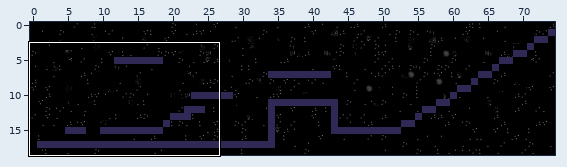
Two states of a Tiled map, assets/maps/SecretLevel/world.tmx. Above, an overview of the earlier version with the close-up marked.
Close-up. Old version:
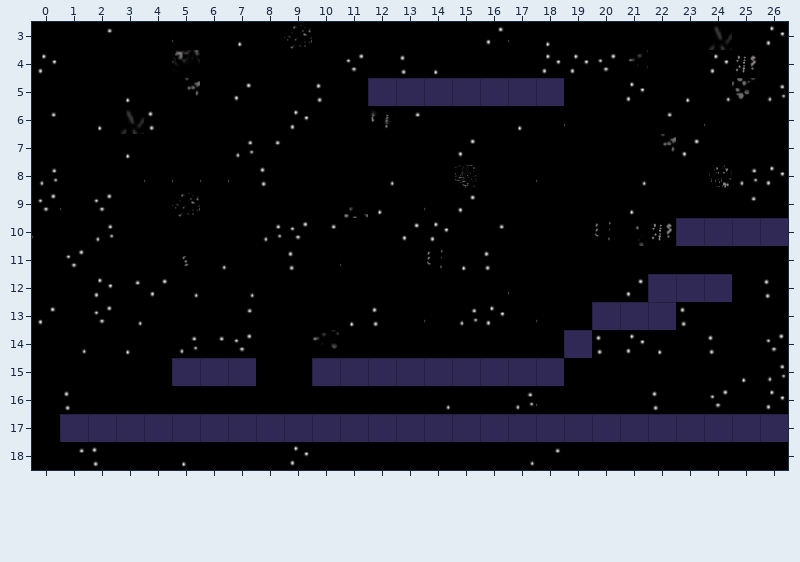
Cells are 32x32 px. Shown: x 0..26, y 3..18. The commit also changed other parts of the map, which this record leaves out.
After the commit:
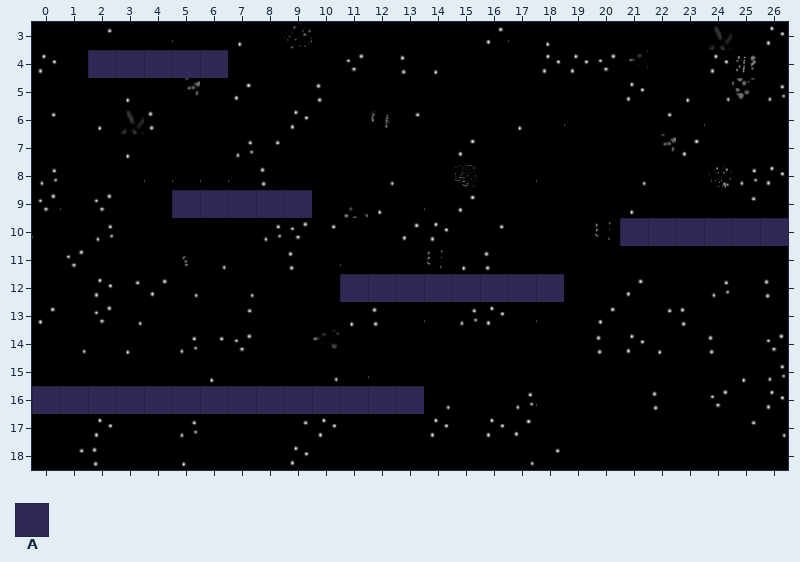
Key: from "spacetileset": A 64.
_ is an empty cell.
Difference:
{"where": "layer \"obstacles\""}
{"y":4,"x":2,"old":"_____","new":"AAAAA"}
{"y":5,"x":12,"old":"AAAAAAA","new":"_______"}
{"y":9,"x":5,"old":"_____","new":"AAAAA"}
{"y":10,"x":21,"old":"__","new":"AA"}
{"y":12,"x":11,"old":"________","new":"AAAAAAAA"}
{"y":12,"x":22,"old":"AAA","new":"___"}
{"y":13,"x":20,"old":"AAA","new":"___"}
{"y":14,"x":19,"old":"A","new":"_"}
{"y":15,"x":5,"old":"AAA","new":"___"}
{"y":15,"x":10,"old":"AAAAAAAAA","new":"_________"}
{"y":16,"x":0,"old":"______________","new":"AAAAAAAAAAAAAA"}
{"y":17,"x":1,"old":"AAAAAAAAAAAAAAAAAAAAAAAAAA","new":"__________________________"}
{"label":"added","picture_box":[88,50,228,78]}
{"label":"removed","picture_box":[368,78,564,106]}
{"label":"added","picture_box":[172,190,312,218]}
{"label":"added","picture_box":[620,218,676,246]}
{"label":"changed","picture_box":[32,274,788,442]}
